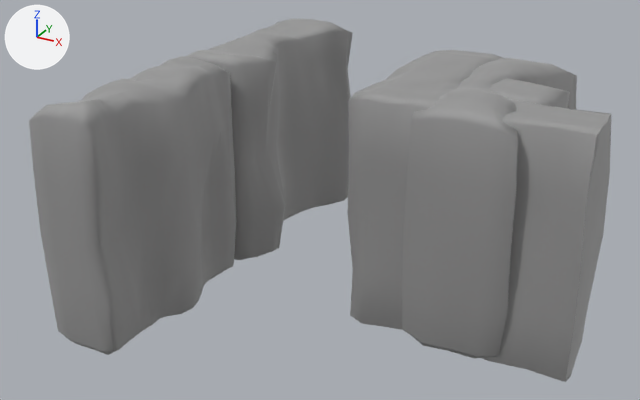
The glTF model shadowbound_mini-jam/Meshes/Rocks/Wall_1_lo.glb: old version first, new version second.
Both versions are drawn from a camera (50 mm lens) standing at (8.38, -25.46, 15.24) and looking at (-4.26, -2.48, 3.74). Every picture has the same lights, and +X, +Y and +Z are marked at upper left. Where no turn or scale is listed for an object, it has been applied to the vertices.

Objects in the first picture: 'CornerPiece_lo', 'Cube_lo', 'Wall_1_lo', 'Wall_2_lo', 'Wall_3_lo'.
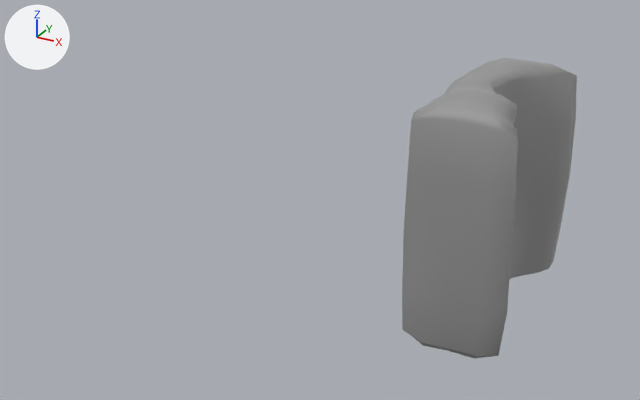
Edits to the bpy script that builds the scene:
```text
Remove ob_cornerpiece_lo:
    ob_cornerpiece_lo = bpy.data.objects.new('CornerPiece_lo', me_mesh_007)
    ob_cornerpiece_lo.location = (7.23, 12.44, 0.0)
Remove ob_cube_lo:
    ob_cube_lo = bpy.data.objects.new('Cube_lo', me_mesh_008)
    ob_cube_lo.location = (3.08, 14.36, 0.0)
Remove ob_wall_2_lo:
    ob_wall_2_lo = bpy.data.objects.new('Wall_2_lo', me_mesh_017)
    ob_wall_2_lo.location = (0.0, 0.0, 0.0)
Remove ob_wall_3_lo:
    ob_wall_3_lo = bpy.data.objects.new('Wall_3_lo', me_mesh_018)
    ob_wall_3_lo.location = (0.0, 0.0, 0.0)
```

Location of each change, (x1, y1, x2, y2) in pixels of the pictures (640 x 400 px):
'Wall_3_lo', deleted
    before: (29, 56, 237, 355)
'CornerPiece_lo', deleted
    before: (348, 50, 611, 382)
'Wall_2_lo', deleted
    before: (185, 18, 353, 260)
'Cube_lo', deleted
    before: (489, 78, 570, 108)
